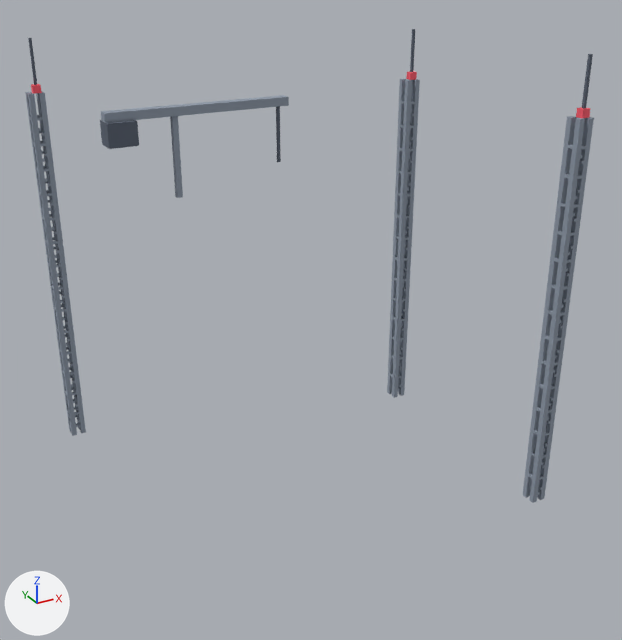
Renders of the glTF model assets/campus/pad/pad_e2_l3.glb from each side of a commit.
One viewpoint serves both versions: a camera (50 mm lens) standing at (-13.6, -27.7, 20.3) and looking at (1.0, -1.0, 7.0). The axes (+X, +Y, +Z) are drawn at lower left. The lights are the same throughout. The first picture is the older version. Vertices at exactly the same position are counted once.

Objects in the first picture: 'Base'.
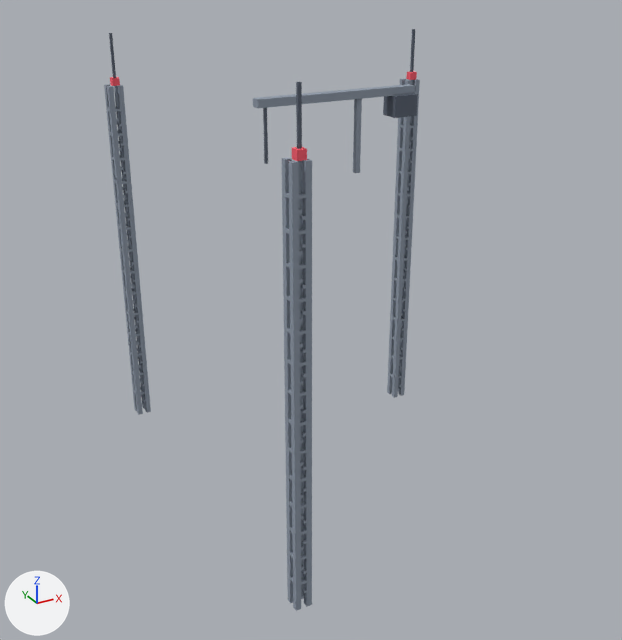
Pixel boxes [x1, y1, x2, y2] of what changed, in the pictures (622 x 640 px; the box of a moved part takes in the faces that stretch with it):
'Base', reshaped (44% narrower, 23% taller)
    before: [25, 29, 594, 503]
    after: [104, 29, 420, 611]
part 1 of me_base, moved or reshaped
    before: [25, 38, 86, 436]
    after: [104, 33, 151, 415]
part 2 of me_base, added
    after: [282, 82, 312, 611]
part 3 of me_base, added
    after: [253, 84, 418, 173]
part 4 of me_base, deleted
    before: [523, 54, 594, 503]
part 5 of me_base, deleted
    before: [100, 95, 289, 198]

The change in detail:
me_base is used by ob_base; location (0.0, 0.0, 0.0).
me_base had 7607 vertices, 11178 faces and spanned x -6.9..8.3, y -7.1..7.3, z 0.0..17.0.
me_base now has 7685 vertices, 11230 faces and spans x -3.7..8.3, y -7.9..7.7, z 0.0..17.0.
me_base part 1: the loose piece of 2551 vertices spanning x -6.9..-6.3, y 6.7..7.3, z 0.0..17.0 is moved by (3.2, 0.4, 0.0).
me_base part 2: the loose piece of 2551 vertices spanning x -6.9..-6.3, y 6.7..7.3, z 0.0..17.0 is copied, and the copy is moved by (3.6, -14.6, 0.0); it spans x -3.3..-2.7, y -7.9..-7.3, z 0.0..17.0.
me_base part 3: a new loose piece of 110 vertices spanning x -0.6..6.0, y -0.4..0.4, z 12.2..15.3, in mat_campus_voxel.
me_base part 4: the loose piece of 2473 vertices spanning x 7.7..8.3, y -7.1..-6.5, z 0.0..17.0 is deleted.
me_base part 5: the loose piece of 110 vertices spanning x -6.0..0.6, y -0.4..0.4, z 12.2..15.3 is deleted.
